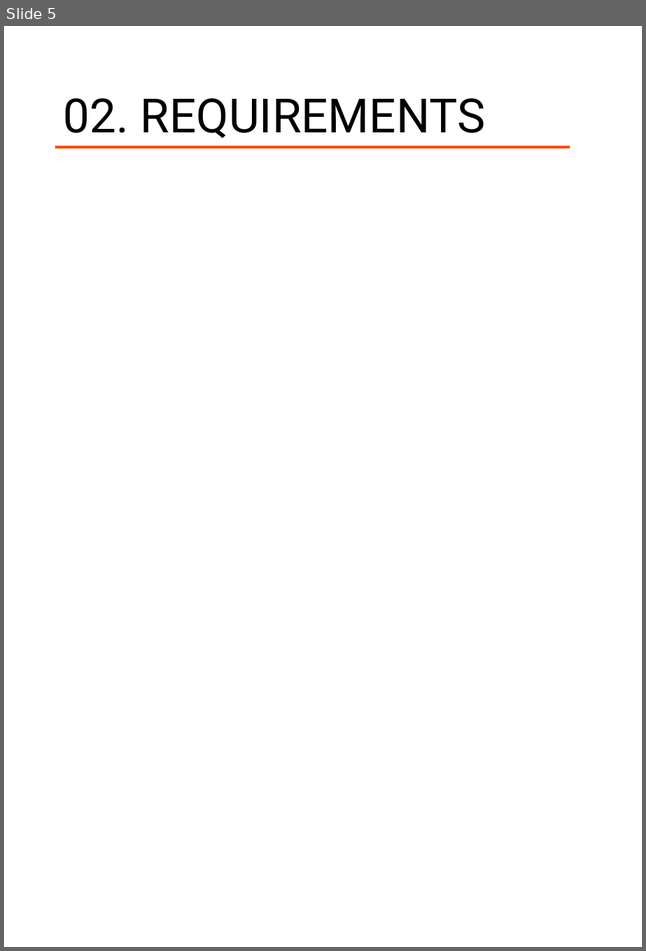
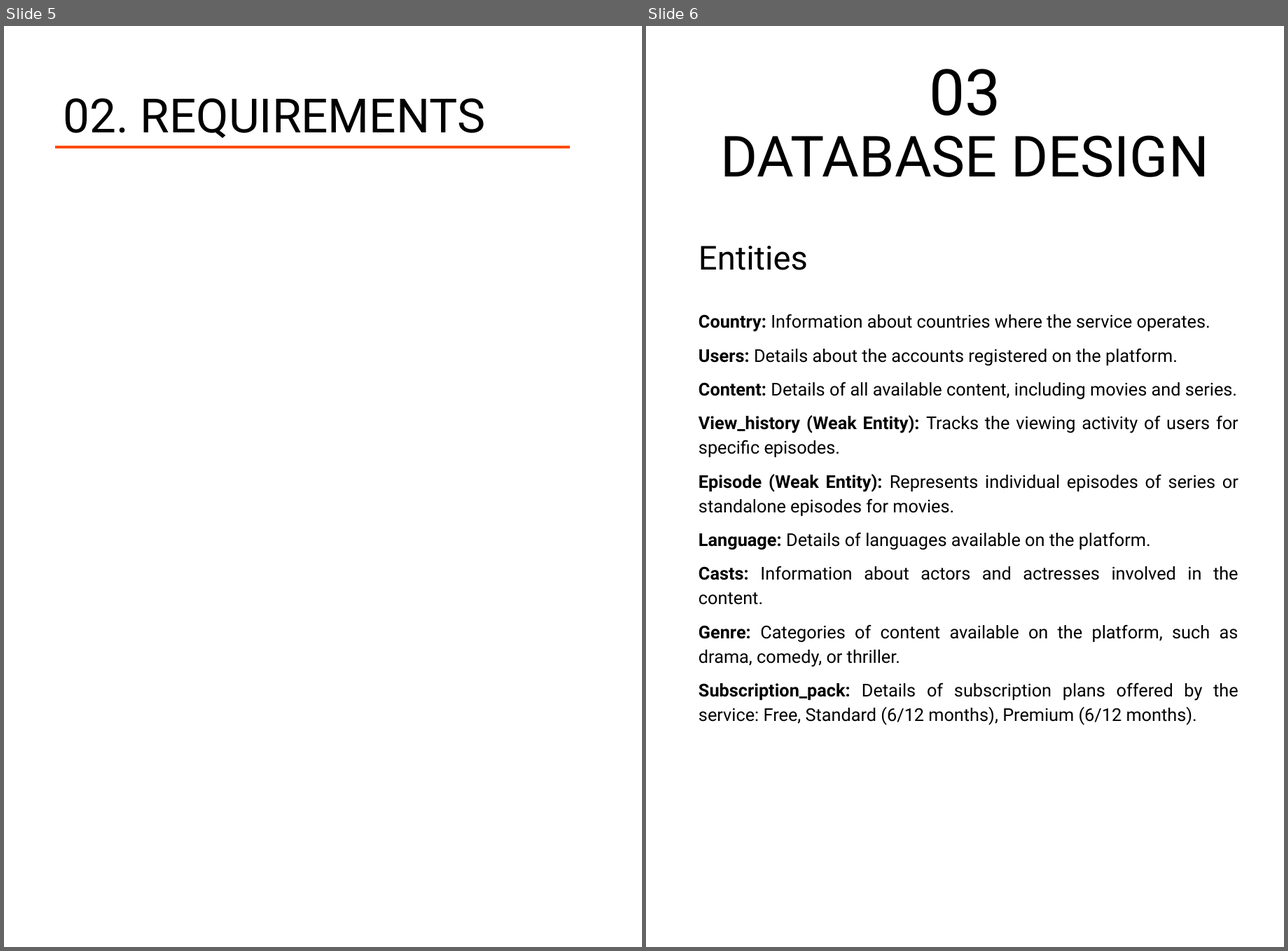
Before and after one commit to mtrung12/Movie_streaming_db, a slide deck: movie_stream_report.pptx. Shown side by side, each under a label of ours: slide 5 before the commit, slides 5 and 6 after it. The pictures are 646x951 and 1288x951 pixels, drawn with LibreOffice and Linux fonts; fonts in the diff are those of the drawing. Boxes give left, top, right and bottom in pixels: in the first picture for what was removed or moved away, otherwise in the second. Text is boxed around its words. In the diff, an @@ line names an element or a change of style, - is before the commit and + after.

```diff
--- a/movie_stream_report.pptx
+++ b/movie_stream_report.pptx
@@ slide 6 added at (646,26,1284,947), background #FFFFFF @@
@@ text added at (929,69,1000,116), 54 pt, text #000000 @@
+03
@@ text added at (721,135,1209,177), 48 pt, text #000000 @@
+DATABASE DESIGN
@@ text added at (698,246,808,270), 28 pt, text #000000 @@
+Entities
@@ text added at (698,314,1238,725), 15 pt, text #000000 @@
+Country: Information about countries where the service operates.
+Users: Details about the accounts registered on the platform.
+Content: Details of all available content, including movies and series.
+View_history (Weak Entity): Tracks the viewing activity of users for specific episodes.
+Episode (Weak Entity): Represents individual episodes of series or standalone episodes for movies.
+Language: Details of languages available on the platform.
+Casts: Information about actors and actresses involved in the content.
+Genre: Categories of content available on the platform, such as drama, comedy, or thriller.
+Subscription_pack: Details of subscription plans offered by the service: Free, Standard (6/12 months), Premium (6/12 months).
```
Also in this commit, not shown: 1 slide changed, 13 other slides added, 1 slide removed, 10 other files.
